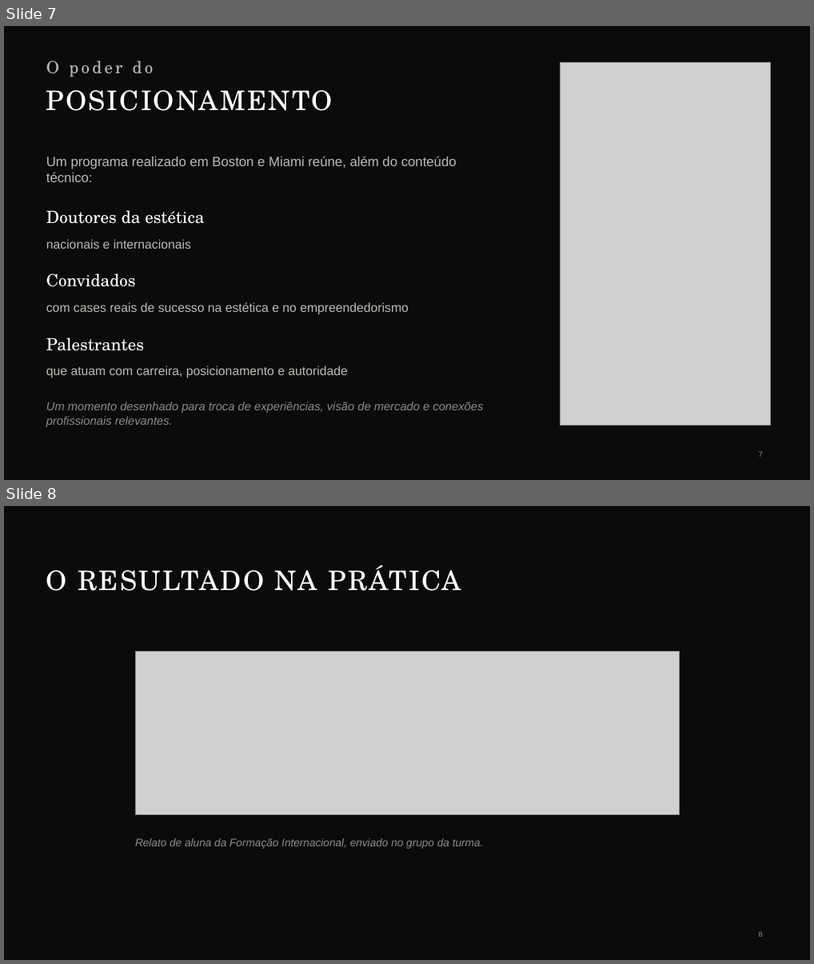
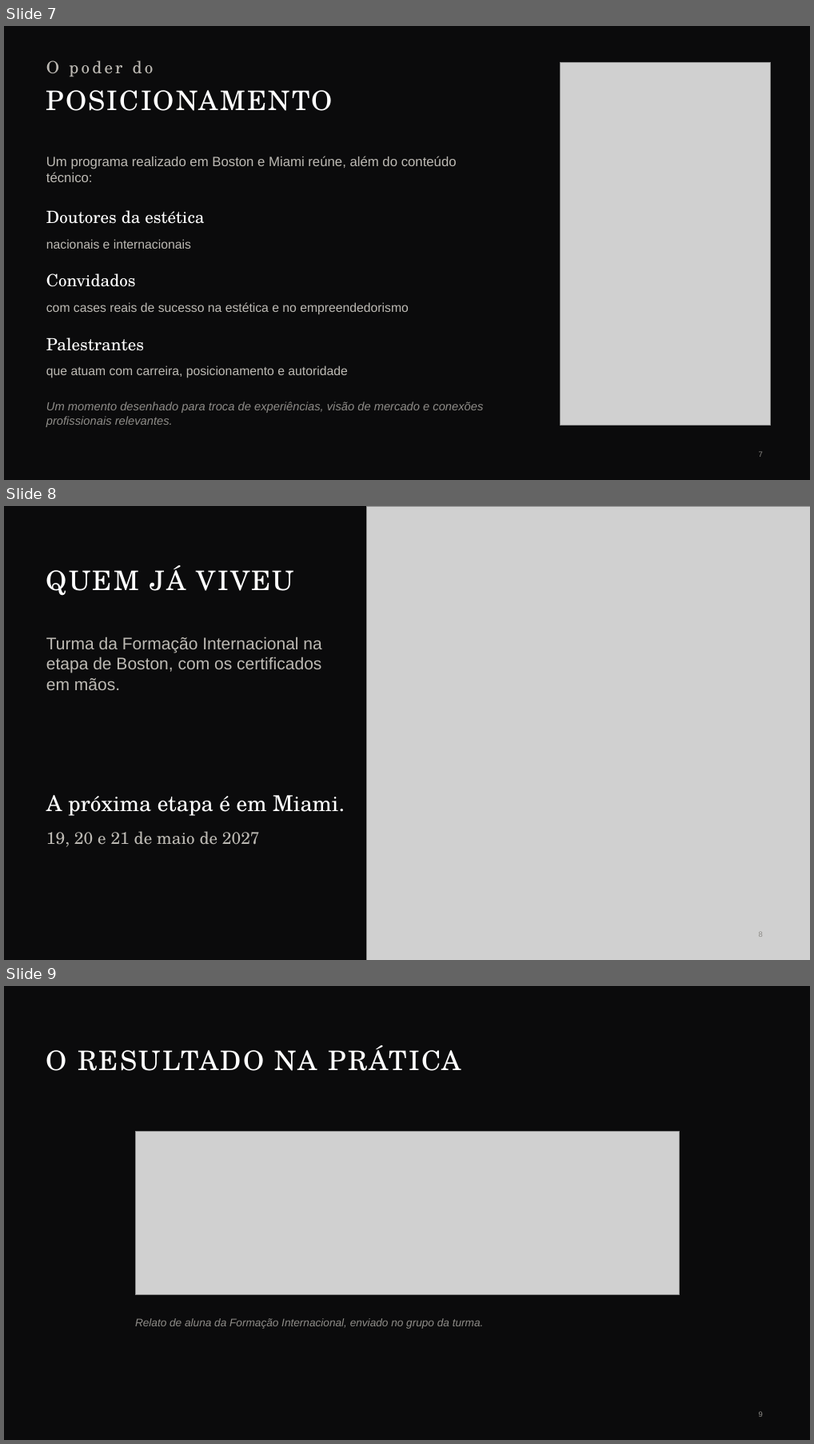
Before and after one commit to humbertovecchi/vecchi, a slide deck: entregas/Formacao-Internacional-Etapa-Miami.pptx. Shown one above the other, each under a label of ours: slides 7 and 8 before the commit, slides 7, 8 and 9 after it. The pictures are 814x964 and 814x1444 pixels, drawn with LibreOffice and Linux fonts; fonts in the diff are those of the drawing; grey boxes stand for pictures. Boxes give left, top, right and bottom in pixels: in the first picture for what was removed or moved away, otherwise in the second. Text is boxed around its words. In the diff, an @@ line names an element or a change of style, - is before the commit and + after.

```diff
--- a/entregas/Formacao-Internacional-Etapa-Miami.pptx
+++ b/entregas/Formacao-Internacional-Etapa-Miami.pptx
@@ slide 8 added at box(4, 506, 810, 960), background #0B0B0C @@
@@ picture added at box(367, 506, 810, 960) @@
@@ title added at box(46, 565, 294, 596), 32 pt, text #FFFFFF @@
+QUEM JÁ VIVEU
@@ text added at box(46, 636, 322, 690), 20 pt, text #BDBAB4 @@
+Turma da Formação Internacional na etapa de Boston, com os certificados em mãos.
@@ text added at box(46, 795, 345, 816), 26 pt, text #FFFFFF @@
+A próxima etapa é em Miami.
@@ text added at box(46, 831, 260, 847), 20 pt, text #BDBAB4 @@
+19, 20 e 21 de maio de 2027
@@ page number added at box(759, 932, 763, 936), 9 pt, text #8E8C88 @@
+8
@@ what was slide 8 is now slide 9 @@
```
Also in this commit, not shown: 12 other files.
